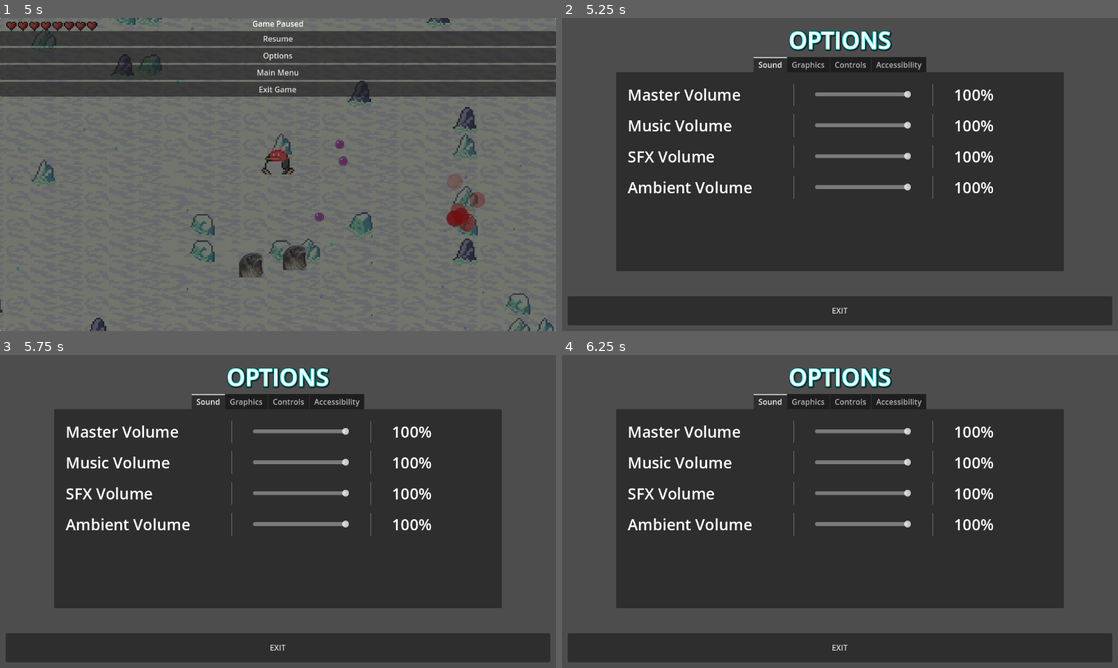
Above: before the commit, frames 1-4 (two rows, left to right).
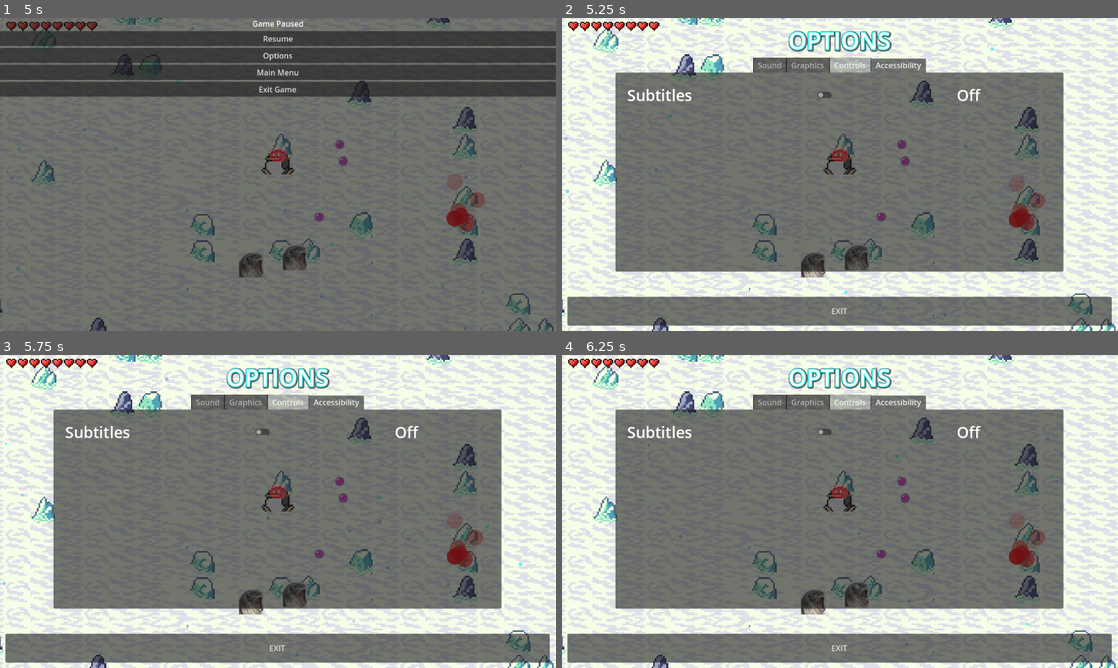
Above: after the commit, the same moments.

Repository: fossaplex/PolarAttack
Game: Godot game, scene res://Scenes/MainMenu/main_menu.tscn
The game is run twice, just before and just after one commit, with the same random seed, the same clock (stepped at 60 frames per second) and the same inputs.
Inputs (mouse positions are in pixels of both pictures, inside the frame that each line leads up to):
- Up to frame 1 (5 s): click "START GAME" at 0.5 s; tap Enter at 1.25 s; move the mouse to (400, 158) at 1.27 s; press the mouse at (400, 158) at 1.28 s; hold D (move_right) 1.28-2.03 s; move the mouse to (166, 190) at 2.02 s; release the mouse at (166, 190) at 2.03 s; hold S (move_down) 2.03-2.78 s; right-click (166, 190) at 2.1 s; move the mouse to (333, 105) at 2.77 s; press the mouse at (333, 105) at 2.78 s; hold D (move_right) 2.78-3.53 s; move the mouse to (250, 237) at 3.52 s; release the mouse at (250, 237) at 3.53 s; hold W (move_up) 3.53-4.28 s; right-click (250, 237) at 3.6 s; click (250, 237) at 3.67 s; move the mouse to (444, 221) at 4.27 s; press the mouse at (444, 221) at 4.28 s; hold A (move_left) from 4.28 s (still down); tap Escape (esc) at 4.9 s
- Up to frame 2 (5.25 s): release A (move_left) at 5 s; release the mouse at (1006, 221) at 5 s; click "Options" at 5 s
- Up to frame 3 (5.75 s): no input
- Up to frame 4 (6.25 s): move the mouse to (673, 464) at 5.77 s; hold A (move_left) from 5.78 s (still down); right-click (673, 464) at 5.85 s

Frame 1 is identical in both runs. In frame 2, 98% of the frame differs, in the area x 0-100%, y 0-100%; in frame 3, 98%; in frame 4, 98%.

Commit message:
Option menu working from pause menu
Getting the option menu to work from the pause menu

Diff:
--- a/Scenes/Levels/Level.tscn
+++ b/Scenes/Levels/Level.tscn
@@ -8,6 +8,7 @@
 [ext_resource type="PackedScene" uid="uid://b7dv846tam46k" path="res://Scenes/Spawner/Enemy Spawner.tscn" id="5_xa74c"]
 [ext_resource type="AudioStream" uid="uid://bit6conjtq8a0" path="res://Sounds/blizzard ominous.mp3" id="6_05ye3"]
 [ext_resource type="PackedScene" uid="uid://dyx3kehr12ycl" path="res://Scenes/PauseMenu/pause_menu.tscn" id="6_30ok4"]
+[ext_resource type="PackedScene" uid="uid://dfmw6h4velbkk" path="res://Scenes/OptionsMenu/options_menu.tscn" id="9_e5sju"]
 
 [sub_resource type="ParticleProcessMaterial" id="ParticleProcessMaterial_s2fnj"]
 particle_flag_disable_z = true
@@ -92,3 +93,13 @@
 [node name="PauseMenu" parent="CanvasLayer" node_paths=PackedStringArray("level") instance=ExtResource("6_30ok4")]
 process_mode = 2
 level = NodePath("../..")
+
+[node name="OptionsMenu" parent="CanvasLayer/PauseMenu" instance=ExtResource("9_e5sju")]
+visible = false
+layout_mode = 1
+offset_left = -1.0
+offset_top = 1.0
+offset_right = -1.0
+offset_bottom = 1.0
+
+[connection signal="exit_options_menu" from="CanvasLayer/PauseMenu/OptionsMenu" to="CanvasLayer/PauseMenu" method="_on_options_menu_exit_options_menu"]
--- a/Scenes/OptionsMenu/options_menu.tscn
+++ b/Scenes/OptionsMenu/options_menu.tscn
@@ -11,6 +11,7 @@
 shadow_color = Color(0, 0, 0, 0.603922)
 
 [node name="OptionsMenu" type="Control"]
+process_mode = 2
 layout_mode = 3
 anchors_preset = 15
 anchor_right = 1.0
--- a/Scenes/PauseMenu/pause_menu.gd
+++ b/Scenes/PauseMenu/pause_menu.gd
@@ -1,6 +1,8 @@
 extends Control
 
 @export var level : Level
+@onready var options_menu = $OptionsMenu as OptionsMenu
+@onready var panel = $Panel as Panel
 
 
 # Called when the node enters the scene tree for the first time.
@@ -16,6 +18,9 @@
 func _on_level_toggle_game_paused(is_paused : bool):
 	if is_paused:
 		show()
+		panel.visible = true
+		options_menu.visible = false
+
 	else:
 		hide()
 
@@ -29,10 +34,16 @@
 
 
 func _on_options_button_pressed():
-	level.game_paused = false
-	get_tree().change_scene_to_file("res://Scenes/OptionsMenu/options_menu.tscn")
+	panel.visible = false
+	options_menu.set_process(true)
+	options_menu.visible = true
 
 
 func _on_main_menu_button_pressed():
 	level.game_paused = false
 	get_tree().change_scene_to_file("res://Scenes/MainMenu/main_menu.tscn")
+
+
+func _on_options_menu_exit_options_menu():
+	options_menu.visible = false
+	panel.visible = true
Not shown: 1 places in Scenes/Levels/Level.tscn that only renumber resources
